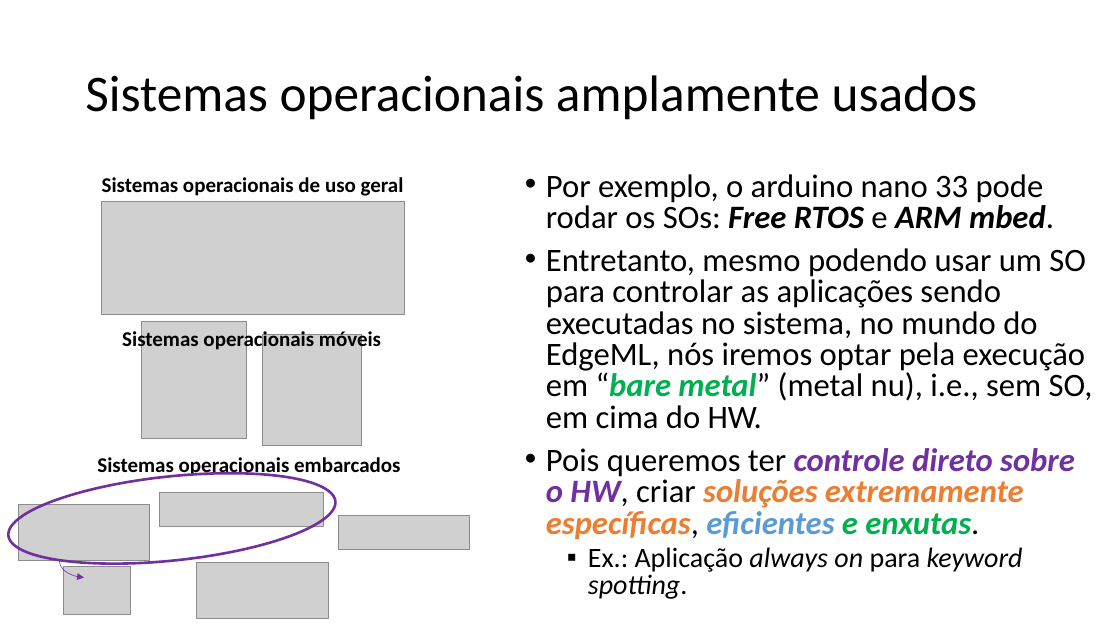
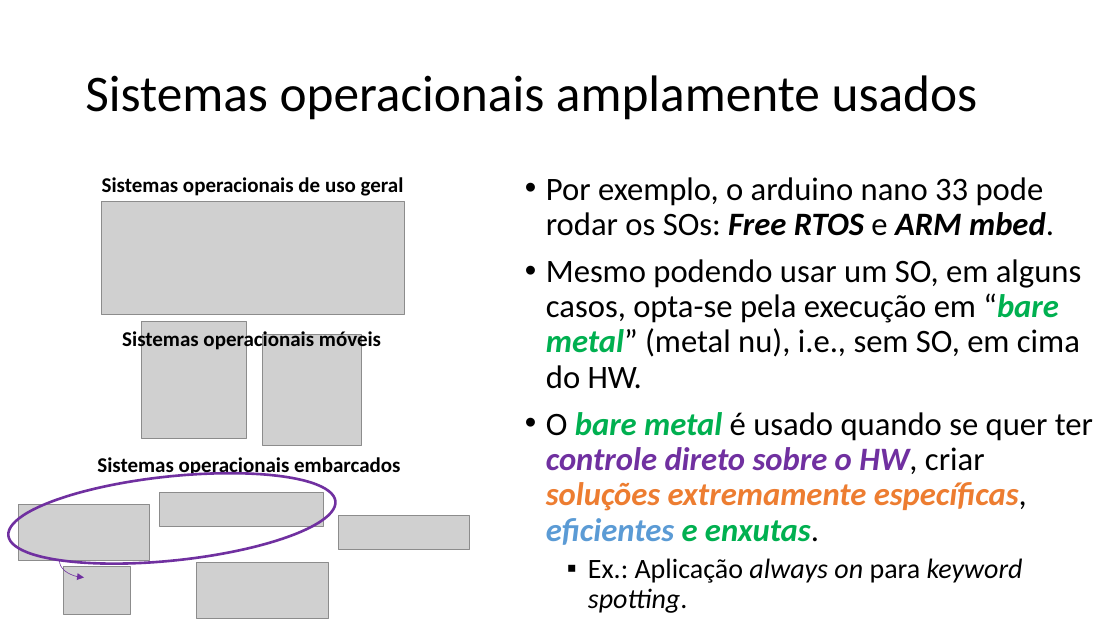
Before and after one commit to zz4fap/tp557-iot-ml, a slide deck: slide 33 of slides/TP557_2_Desafios_do_TinyML_sistemas_embarcados.pptx. Drawn at 1120x630 pixels with LibreOffice and Linux fonts; fonts in the diff are those of the drawing; grey boxes stand for pictures. Boxes give left, top, right and bottom in pixels: in the first picture for what was removed or moved away, otherwise in the second. Text is boxed around its words. In the diff, an @@ line names an element or a change of style, - is before the commit and + after.

Commit message:
update of slides

```diff
--- a/slides/TP557_2_Desafios_do_TinyML_sistemas_embarcados.pptx
+++ b/slides/TP557_2_Desafios_do_TinyML_sistemas_embarcados.pptx
@@ text at bbox=[546, 177, 1054, 613]: line spacing 0.8 to 0.9 @@
@@ text at bbox=[546, 259, 1093, 545]: text changed @@
-• Entretanto, mesmo podendo usar um SO para controlar as aplicações sendo executadas no sistema, no mundo do EdgeML, nós iremos optar pela execução em “bare metal” (metal nu), i.e., sem SO, em cima do HW.
-• Pois queremos ter controle direto sobre o HW, criar soluções extremamente específicas, eficientes e enxutas.
+• Mesmo podendo usar um SO, em alguns casos, opta-se pela execução em “bare metal” (metal nu), i.e., sem SO, em cima do HW.
+• O bare metal é usado quando se quer ter controle direto sobre o HW, criar soluções extremamente específicas, eficientes e enxutas.
```
Also in this commit, not shown: 9 other slides changed, 1 other file.
